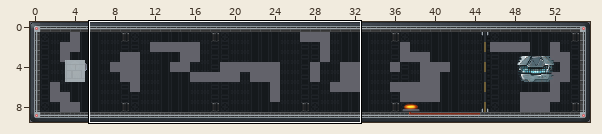
A Tiled map (JSON) gets an edit: core/assets/levels/level_3/level_0.tmj. Above, an overview of the earlier version with the close-up marked.
Close-up. The starting point:
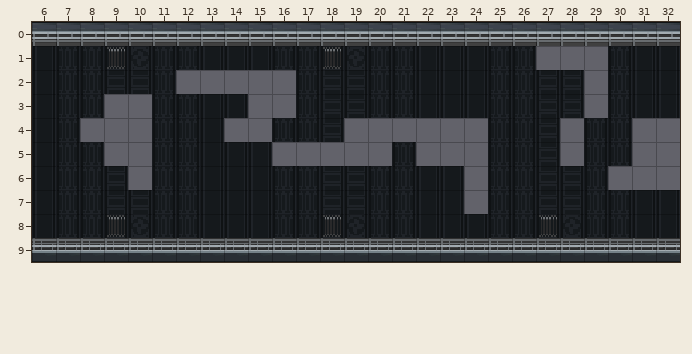
Cells are 16x16 px. Shown: x 6..32, y 0..9. The commit also changed other parts of the map, which this record leaves out.
After the commit:
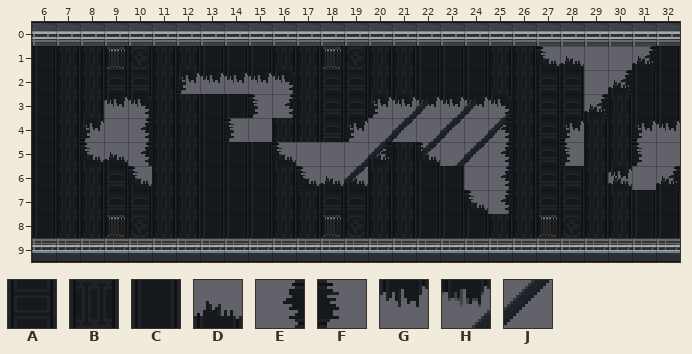
Key: from "space-tiles": A 80 "Background", B 81 "Background", C 82 "Background", D 135 "Background", E 150 "Background", F 152 "Background", G 167 "Background", H 217 "Background", J 233 "Background".
_ is an empty cell, . an unchanged one.
Tiles of an added or newly shown layer are drawn over the layers below it.
See-through tiles are keyed as they look on the map.
Change:
--- layer "tiled lateradfs" (added)
@@ x 19..25 @@
- 3 .._____
- 4 .______
- 5 __.___.
- 6 _......
+ 3 ..HJHJH
+ 4 .HJHJHJ
+ 5 HJ.JHJ.
+ 6 J......
--- layer "backlayer1" (added)
@@ x 8..32 @@
- 1 ..................._..._.
- 2 ...._..._............._..
- 3 .._....__..._...._..._...
- 4 _._..._...._........_.._.
- 5 ___....._..._._....._.._.
- 6 .._......_............_._
- 7 ................_........
+ 1 ...................F...D.
+ 2 ....F...E.............D..
+ 3 ..E....FE...F....E...D...
+ 4 F.E...F....F........F..F.
+ 5 FDE.....F...E.F.....F..F.
+ 6 ..F......D............D.D
+ 7 ................F........
--- layer "Tile Layer 1"
@@ x 8..32 @@
- 1 ...................__.BC.
- 2 ...._____.............B..
- 3 .__.........BBCCCB..._...
- 4 _.........._.....B.._..__
- 5 B......._..._._..B.......
- 6 .._......BAA.....B...._._
- 7 ................_B.......
+ 1 ...................DD._E.
+ 2 ....GGGGG.............E..
+ 3 .GG.........GGGGGG...E...
+ 4 G..........G.....E..G..GG
+ 5 D.......D...D.D..E.......
+ 6 ..D......FDD.....E....G.E
+ 7 ................DE.......
